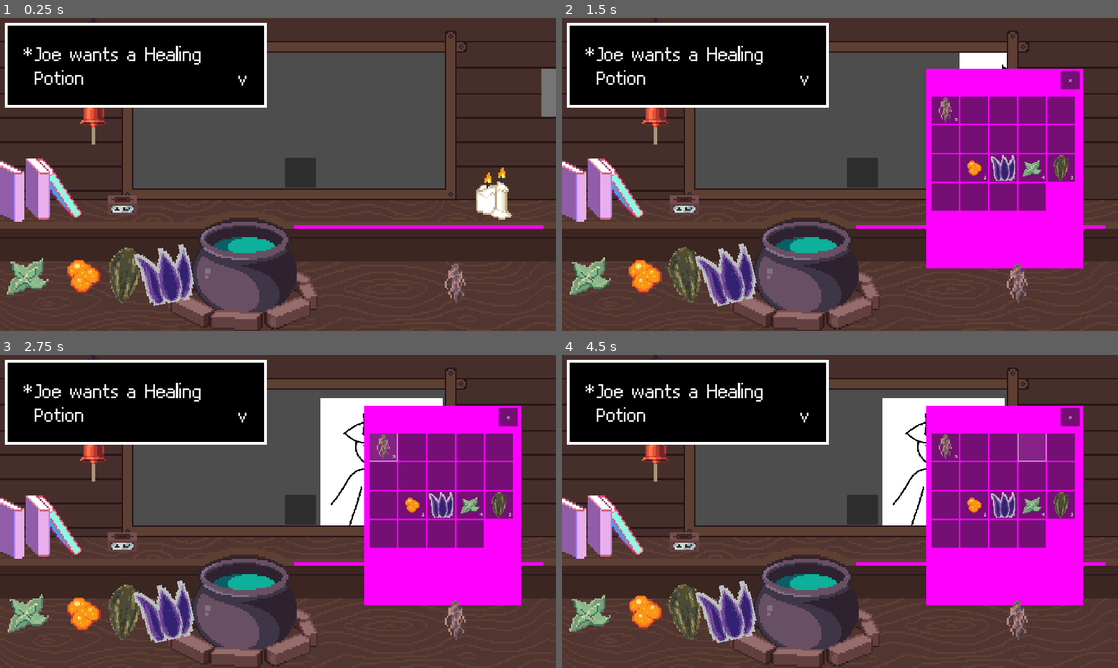
Above: before the commit, frames 1-4 (two rows, left to right).
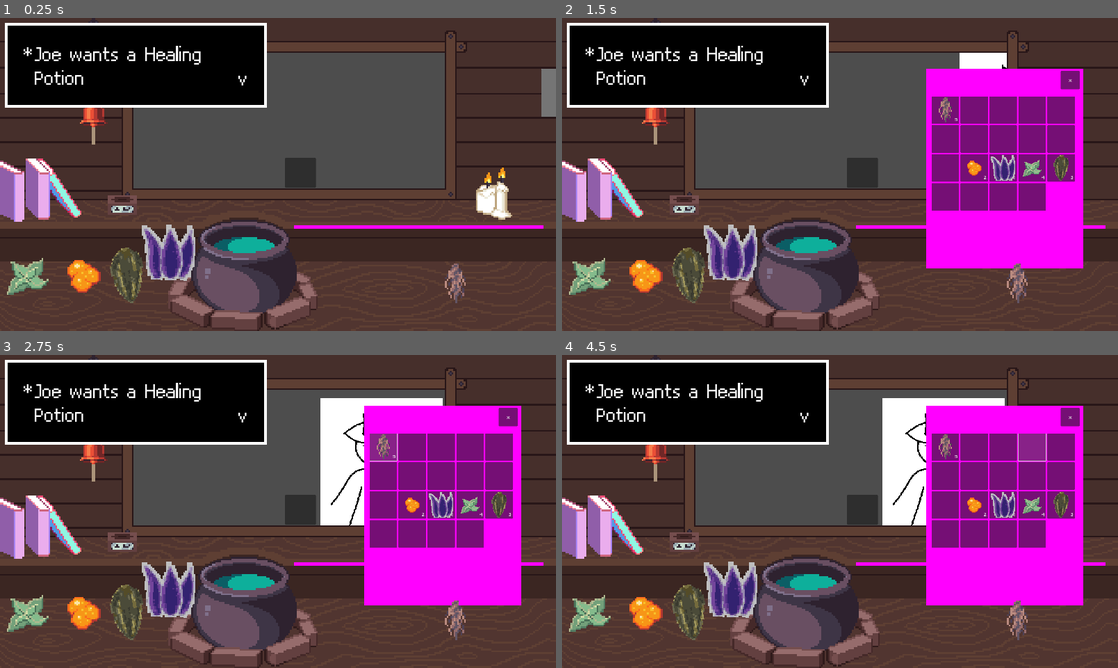
Above: after the commit, the same moments.

Repository: HuskyGameDev/2024s-team3
Game: Godot game, scene res://Scenes/Screens/Main.tscn
Two runs of this game, one before a commit and one after it. Both use one fixed random seed, a clock stepped at 60 frames per second and the inputs below.
Inputs (mouse positions are in pixels of both pictures, inside the frame that each line leads up to):
- Up to frame 1 (0.25 s): no input
- Up to frame 2 (1.5 s): click (862, 171) at 0.5 s; click (1112, 93) at 1.25 s
- Up to frame 3 (2.75 s): click (383, 445) at 2 s
- Up to frame 4 (4.5 s): click (973, 445) at 2.75 s; click (1001, 445) at 3.5 s; click (1034, 445) at 4.25 s

The runs differ from the first frame. In frame 1, 2.3% of the frame differs, in the area x 12-36%, y 66-92%; in frame 2, 2.6%; in frame 3, 2.5%; in frame 4, 2.7%, in the area x 1-36%, y 66-92%.

Commit message:
update cauldron hitbox

Diff:
--- a/Scenes/Cauldron.tscn
+++ b/Scenes/Cauldron.tscn
@@ -24,7 +24,7 @@
 [node name="StaticBody2D" type="StaticBody2D" parent="."]
 
 [node name="CollisionPolygon2D" type="CollisionPolygon2D" parent="StaticBody2D"]
-polygon = PackedVector2Array(-26, -7, -32, 4, -29, 18, -14, 30, -1, 32, 12, 29, 26, 18, 30, 4, 24, -9, 19, -4, 9, -2, -10, -2, -20, -4)
+polygon = PackedVector2Array(-26, -7, -32, 4, -45, 19, -44, 30, -20, 40, 14, 40, 38, 31, 41, 21, 30, 4, 24, -9, 19, -4, 9, -2, -10, -2, -20, -4)
 
 [node name="RecipeLoader" type="Node" parent="."]
 script = ExtResource("3_87jks")
